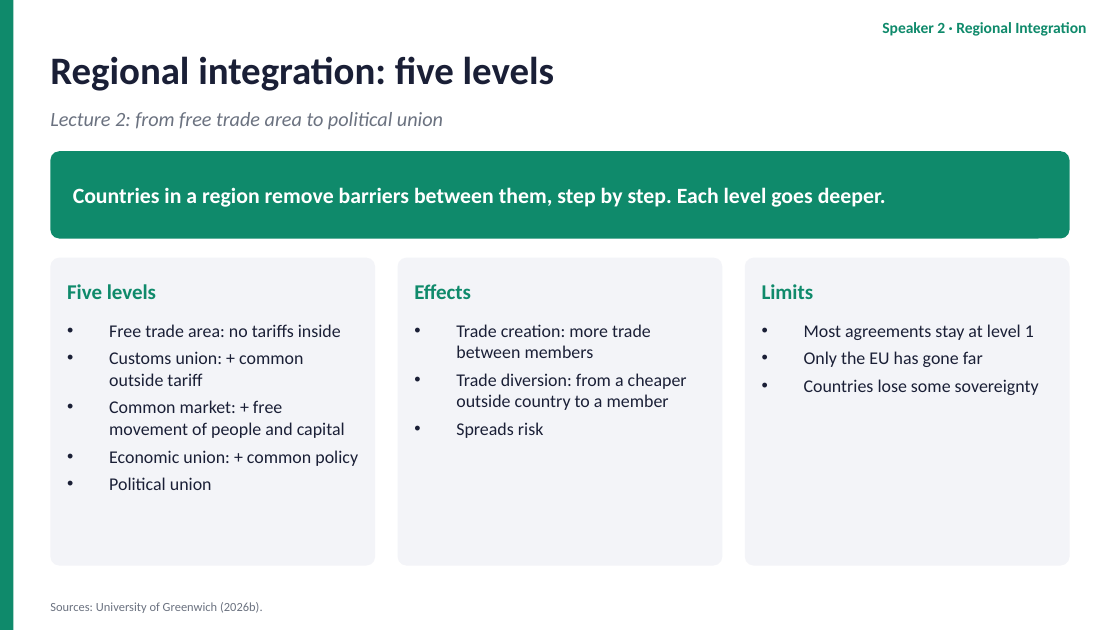
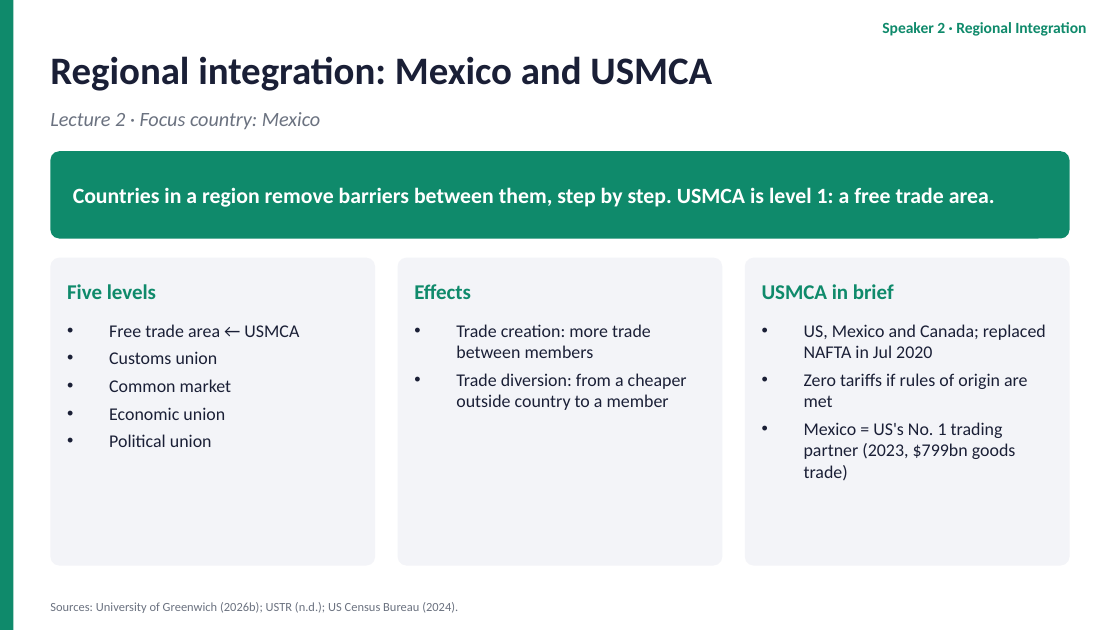
Before and after one commit to dollar3651314/mymba, a slide deck: slide 6 of content/busi1763/files/Unilever_Group_EN.pptx. Drawn at 1120x630 pixels with LibreOffice and Linux fonts; fonts in the diff are those of the drawing. Boxes give left, top, right and bottom in pixels: in the first picture for what was removed or moved away, otherwise in the second. Text is boxed around its words. In the diff, an @@ line names an element or a change of style, - is before the commit and + after.

```diff
--- a/content/busi1763/files/Unilever_Group_EN.pptx
+++ b/content/busi1763/files/Unilever_Group_EN.pptx
@@ text at (50,56,712,91): text changed @@
-Regional integration: five levels
+Regional integration: Mexico and USMCA
@@ text at (50,112,320,129): text changed @@
-Lecture 2: from free trade area to political union
+Lecture 2 · Focus country: Mexico
@@ text at (73,187,995,207): text changed @@
-Countries in a region remove barriers between them, step by step. Each level goes deeper.
+Countries in a region remove barriers between them, step by step. USMCA is level 1: a free trade area.
@@ text at (762,284,894,299): text changed @@
-Limits
+USMCA in brief
@@ text at (109,324,299,420): text changed @@
-• Free trade area: no tariffs inside
-• Customs union: + common outside tariff
-• Common market: + free movement of people and capital
-• Economic union: + common policy
+• Free trade area ← USMCA
+• Customs union
+• Common market
+• Economic union
@@ text at (804,324,1046,480): text changed @@
-• Most agreements stay at level 1
-• Only the EU has gone far
-• Countries lose some sovereignty
+• US, Mexico and Canada; replaced NAFTA in Jul 2020
+• Zero tariffs if rules of origin are met
+• Mexico = US's No. 1 trading partner (2023, $799bn goods trade)
@@ text at (456,422,543,438): paragraph removed @@
-• Spreads risk
@@ text at (50,602,458,613): text changed @@
-Sources: University of Greenwich (2026b).
+Sources: University of Greenwich (2026b); USTR (n.d.); US Census Bureau (2024).
```
Also in this commit, not shown: 5 other slides changed, 1 slide added, 1 slide removed, 37 other files.
